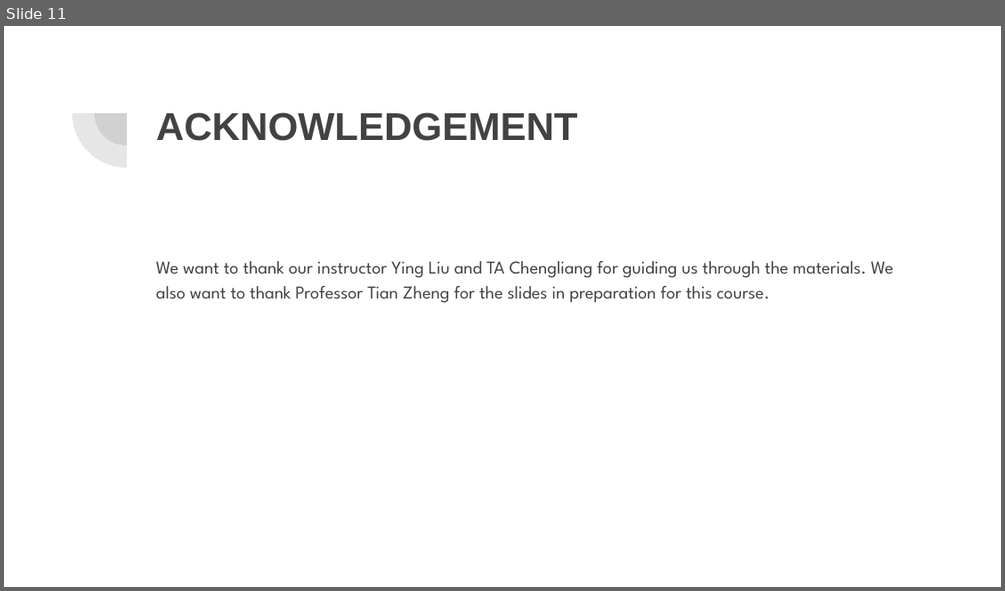
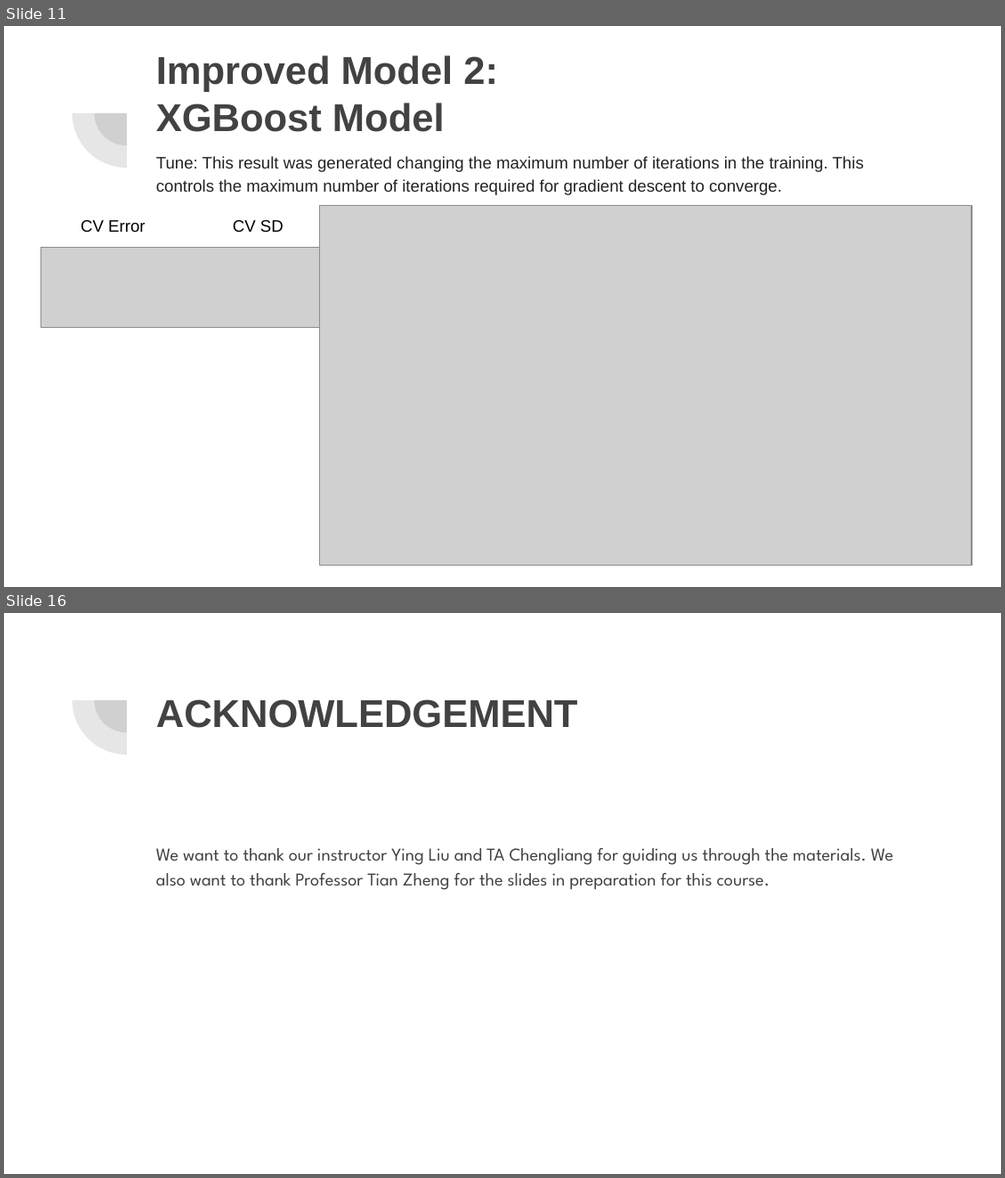
Before and after one commit to yiqiao-yin/Fall2018-Proj3-Sec1-grp4, a slide deck: doc/Presentation.pptx. Shown one above the other, each under a label of ours: slide 11 before the commit, slides 11 and 16 after it; the slides between them are not shown. The pictures are 1005x591 and 1005x1178 pixels, drawn with LibreOffice and Linux fonts; fonts in the diff are those of the drawing; grey boxes stand for pictures. Boxes give left, top, right and bottom in pixels: in the first picture for what was removed or moved away, otherwise in the second. Text is boxed around its words. In the diff, an @@ line names an element or a change of style, - is before the commit and + after.

```diff
--- a/doc/Presentation.pptx
+++ b/doc/Presentation.pptx
@@ slide 11 added at (x1=4, y1=26, x2=1001, y2=587), background #FFFFFF; not listed: 2 template elements that a slide beside it also shows @@
@@ title added at (x1=156, y1=55, x2=498, y2=132), 28 pt, text #424242, bold @@
+Improved Model 2:
+XGBoost Model
@@ text added at (x1=156, y1=156, x2=864, y2=195), 12 pt, text #222222 @@
+Tune: This result was generated changing the maximum number of iterations in the training. This controls the maximum number of iterations required for gradient descent to converge.
@@ picture added at (x1=320, y1=206, x2=972, y2=565) @@
@@ text added at (x1=81, y1=220, x2=283, y2=232), 12 pt, text #000000 @@
+CV Error CV SD
@@ picture added at (x1=40, y1=248, x2=339, y2=328) @@
@@ what was slide 11 is now slide 16 @@
```
Also in this commit, not shown: 3 slides changed, 9 other slides added, 5 slides removed.
